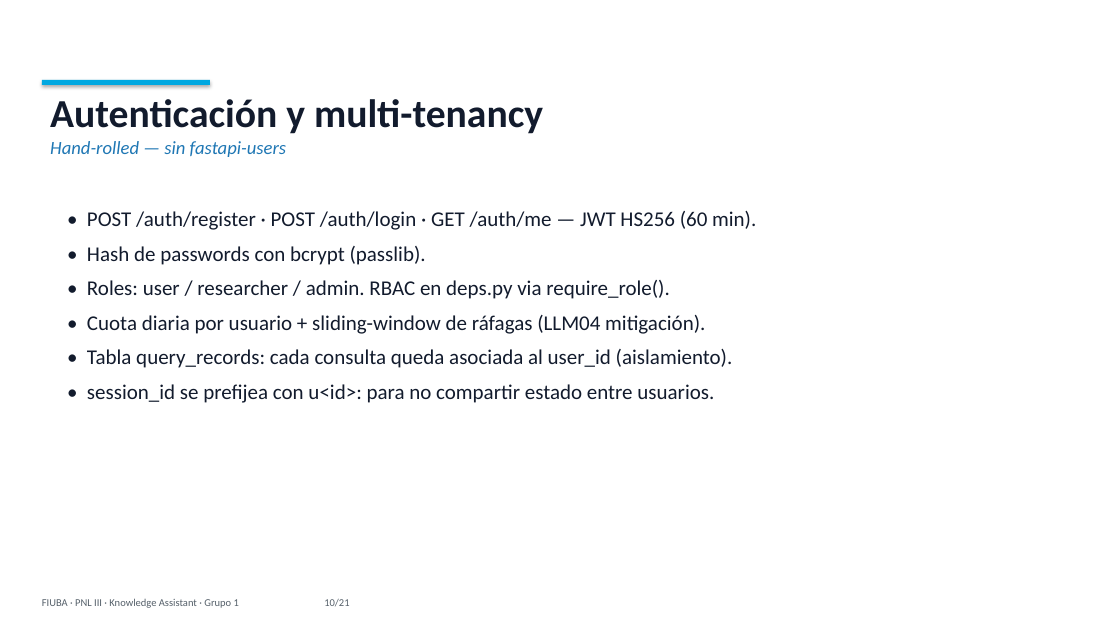
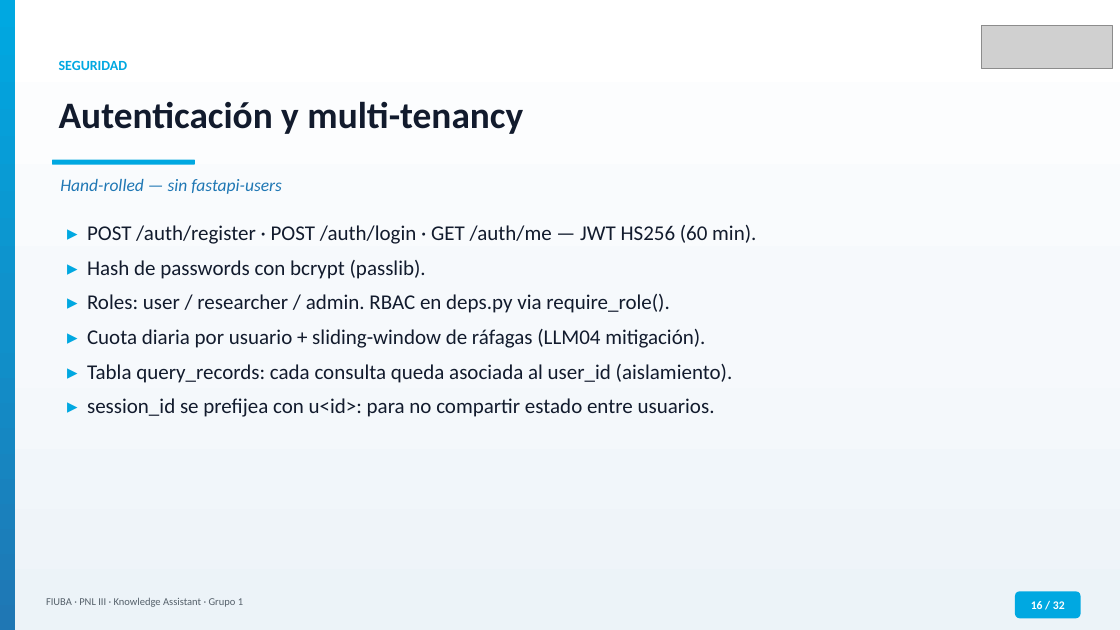
Before and after one commit to MLsound/multi-domain-assistant, a slide deck: slide 16 of docs/presentation_FIUBA.pptx (slide 10 before the commit). Drawn at 1120x630 pixels with LibreOffice and Linux fonts; fonts in the diff are those of the drawing; grey boxes stand for pictures. Boxes give left, top, right and bottom in pixels: in the first picture for what was removed or moved away, otherwise in the second. Text is boxed around its words. In the diff, an @@ line names an element or a change of style, - is before the commit and + after.

```diff
--- a/docs/presentation_FIUBA.pptx
+++ b/docs/presentation_FIUBA.pptx
@@ rectangle added at (0,0,1120,630), fill gradient #FFFFFF to #F6F9FC to #ECF3F8 @@
@@ rectangle added at (0,0,15,630), fill gradient #00A8E1 to #1090CA to #1F77B4 @@
@@ picture added at (981,25,1112,69) @@
@@ rectangle removed at (42,80,210,85) @@
@@ text "Autenticación y multi-tenancy": place and size @@
-text "Autenticación y multi-tenancy" at (50,99,543,157)
+text "Autenticación y multi-tenancy" at (59,101,523,134)
@@ text "Autenticación y multi-tenancy" at (59,101,523,134): size 34 to 32 pt @@
@@ text added at (59,61,128,70), 12 pt, text #00A8E1, bold @@
+SEGURIDAD
@@ text at (50,141,286,157): paragraph removed @@
-Hand-rolled — sin fastapi-users
@@ rounded rectangle added at (52,160,195,165), fill #00A8E1 @@
@@ text added at (60,179,282,194), 15 pt, text #1F77B4, italic @@
+Hand-rolled — sin fastapi-users
@@ text at (87,225,756,417): text changed @@
-• POST /auth/register · POST /auth/login · GET /auth/me — JWT HS256 (60 min).
-• Hash de passwords con bcrypt (passlib).
-• Roles: user / researcher / admin. RBAC en deps.py via require_role().
-• Cuota diaria por usuario + sliding-window de ráfagas (LLM04 mitigación).
-• Tabla query_records: cada consulta queda asociada al user_id (aislamiento).
-• session_id se prefijea con u<id>: para no compartir estado entre usuarios.
+▸ POST /auth/register · POST /auth/login · GET /auth/me — JWT HS256 (60 min).
+▸ Hash de passwords con bcrypt (passlib).
+▸ Roles: user / researcher / admin. RBAC en deps.py via require_role().
+▸ Cuota diaria por usuario + sliding-window de ráfagas (LLM04 mitigación).
+▸ Tabla query_records: cada consulta queda asociada al user_id (aislamiento).
+▸ session_id se prefijea con u<id>: para no compartir estado entre usuarios.
@@ text at (46,598,243,607): text changed @@
-FIUBA · PNL III · Knowledge Assistant · Grupo 1 10/21
+FIUBA · PNL III · Knowledge Assistant · Grupo 1
@@ rounded rectangle added at (1015,592,1081,618), fill #00A8E1, 10 pt, text #FFFFFF, bold @@
+16 / 32
```
Also in this commit, not shown: 19 other slides changed, 12 slides added, 1 slide removed.
